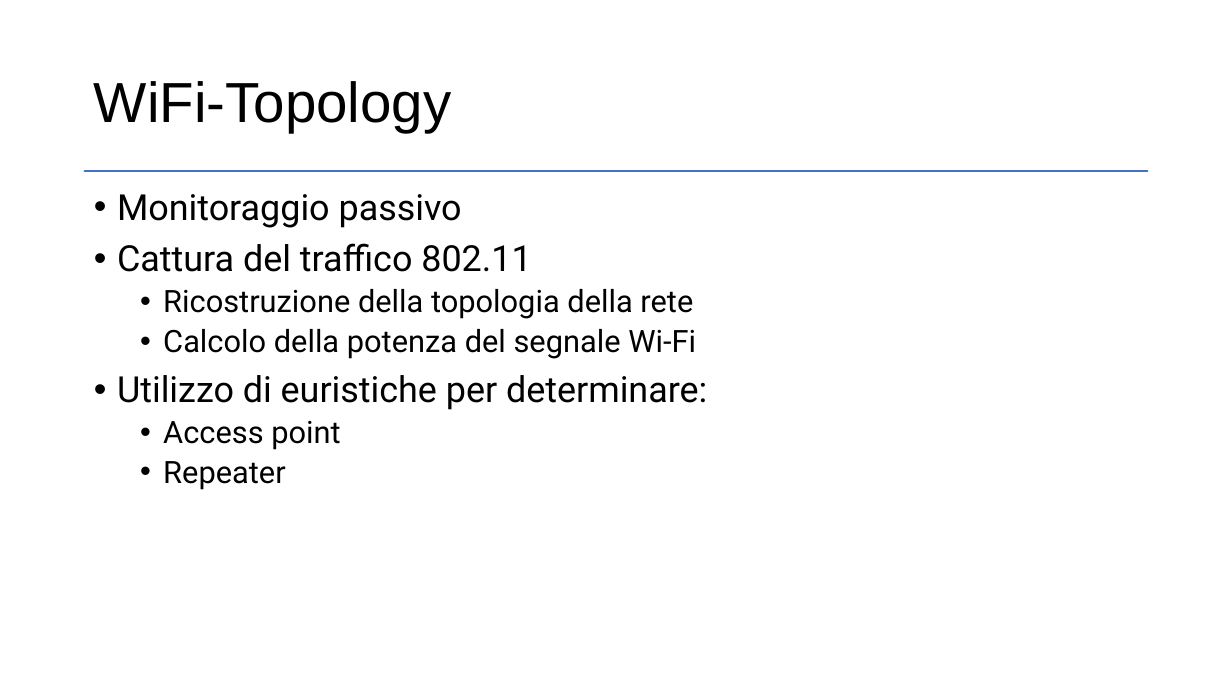
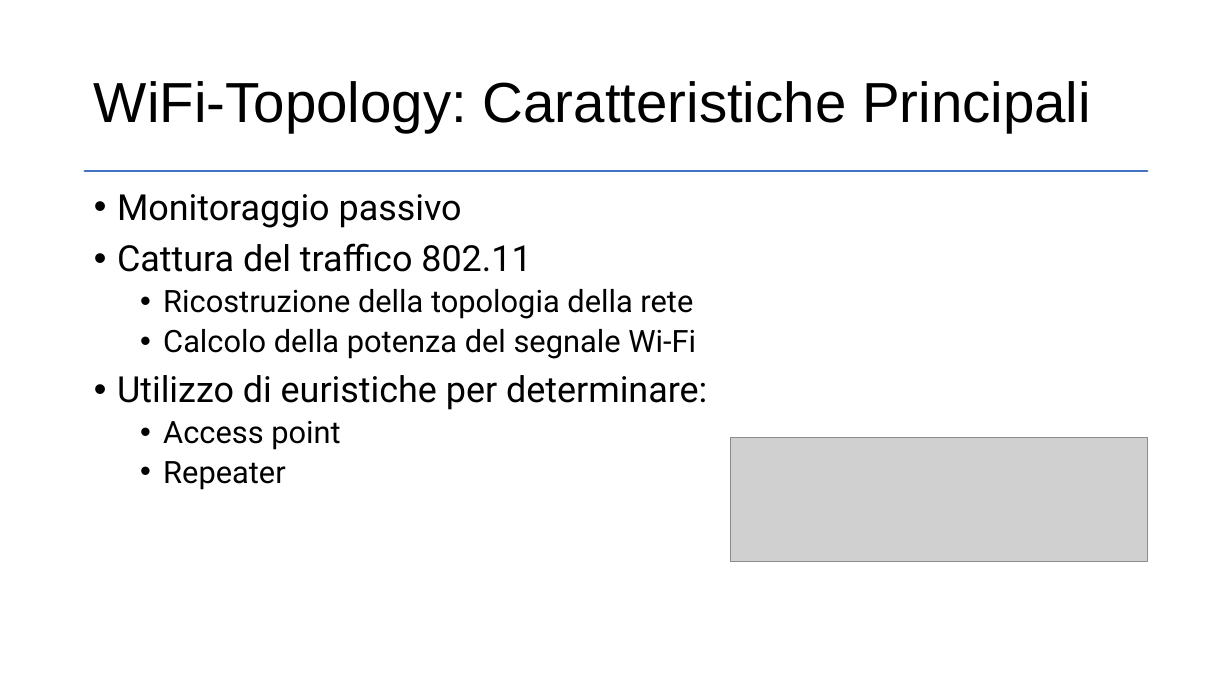
Before and after one commit to dcasenove/Tesi, a slide deck: slide 7 of Presentazione.pptx (slide 12 before the commit). Drawn at 1232x693 pixels with LibreOffice and Linux fonts; fonts in the diff are those of the drawing; grey boxes stand for pictures. Boxes give left, top, right and bottom in pixels: in the first picture for what was removed or moved away, otherwise in the second. Text is boxed around its words. In the diff, an @@ line names an element or a change of style, - is before the commit and + after.

```diff
--- a/Presentazione.pptx
+++ b/Presentazione.pptx
@@ title at <box>94,81,1091,132</box>: text changed @@
-WiFi-Topology
+WiFi-Topology: Caratteristiche Principali
@@ picture added at <box>731,437,1148,561</box> @@
```
Also in this commit, not shown: 14 other slides changed, 1 slide added, 1 other file.
